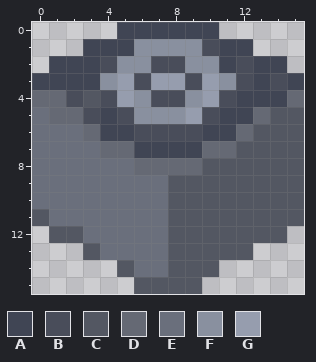
Edited in one commit: pixel-art sprite (data/img/blocs/pressure-plate-F.png). The first picture shows the starting point.
The file is 64x64 pixels, drawn in blocks of 4x4; one block is one cell here.
Palette (. is transparent): A #404554  B #494d5a  C #535762  D #656974  E #6a6f7c  F #89909f  G #969dae
Pixels before, first column x 0:
 0 .....AAAAAA.....
 1 ...AAAFFFFBAA...
 2 .AAABFFBBFFABAA.
 3 AAAAFGBGGBGFBABA
 4 DDBCBGFBBFGBAAAD
 5 EDDBABFFFGBAADCC
 6 EEEDAABBBBAADCCC
 7 EEEEDDAAAADDCCCC
 8 EEEEEEDDDDCCCCCC
 9 EEEEEEEECCCCCCCC
10 EEEEEEEECCCCCCCC
11 CEEEEEEECCCCCCCC
12 .CCEEEEECCCCCCC.
13 ...CEEEECCCCC...
14 .....CEECCC.....
15 ......CCCC......
Once edited:
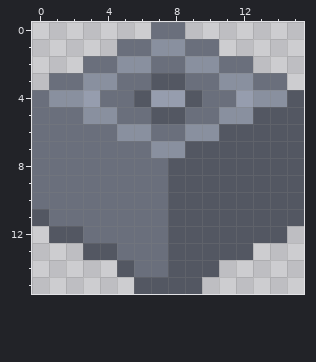
Change:
y 0: x 5..10 AAAAAA -> ..EE..
y 1: x 3..6 AAAF -> ..EE; x 9..12 FBAA -> EE..
y 2: x 1..4 AAAB -> ..EE; x 7..8 BB -> EE; x 11..14 ABAA -> EE..
y 3: x 0..3 AAAA -> .EEF; x 5..10 GBGGBG -> EECCEE; x 12..15 BABA -> FEE.
y 4: x 0..15 DDBCBGFBBFGBAAAD -> EFFGEECGGCEEGFFC
y 5: x 1..13 DDBABFFFGBAAD -> EEFFEECCEEFFC
y 6: x 3..12 DAABBBBAAD -> EEFFEEFFCC
y 7: x 4..11 DDAAAADD -> EEEFFCCC
y 8: x 6..9 DDDD -> EECC
y 13: x 4 E -> C
Boxes around the changes in both pictures, in picture pixels (x1, y1, x2, y2):
changed: (32, 22, 304, 175)
changed: (100, 243, 117, 260)
